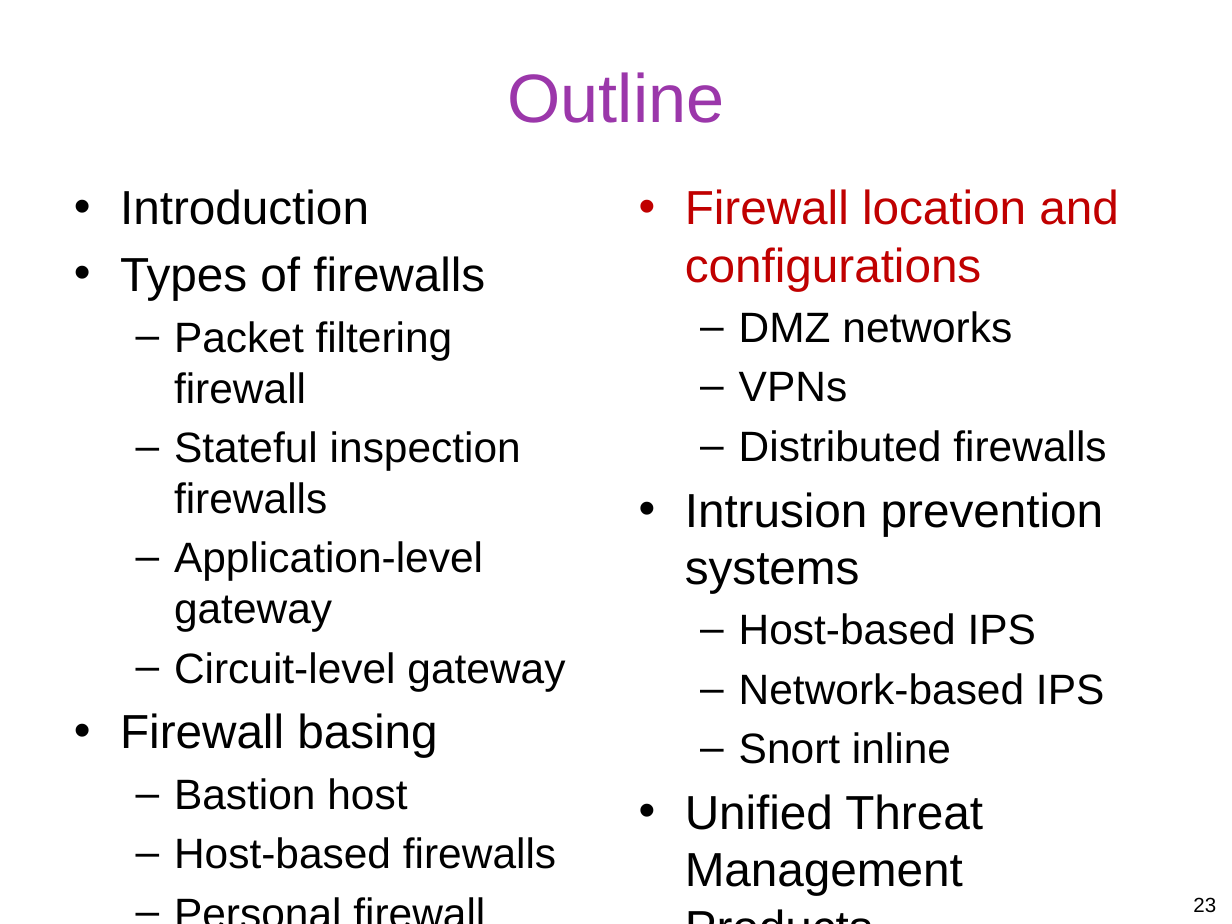
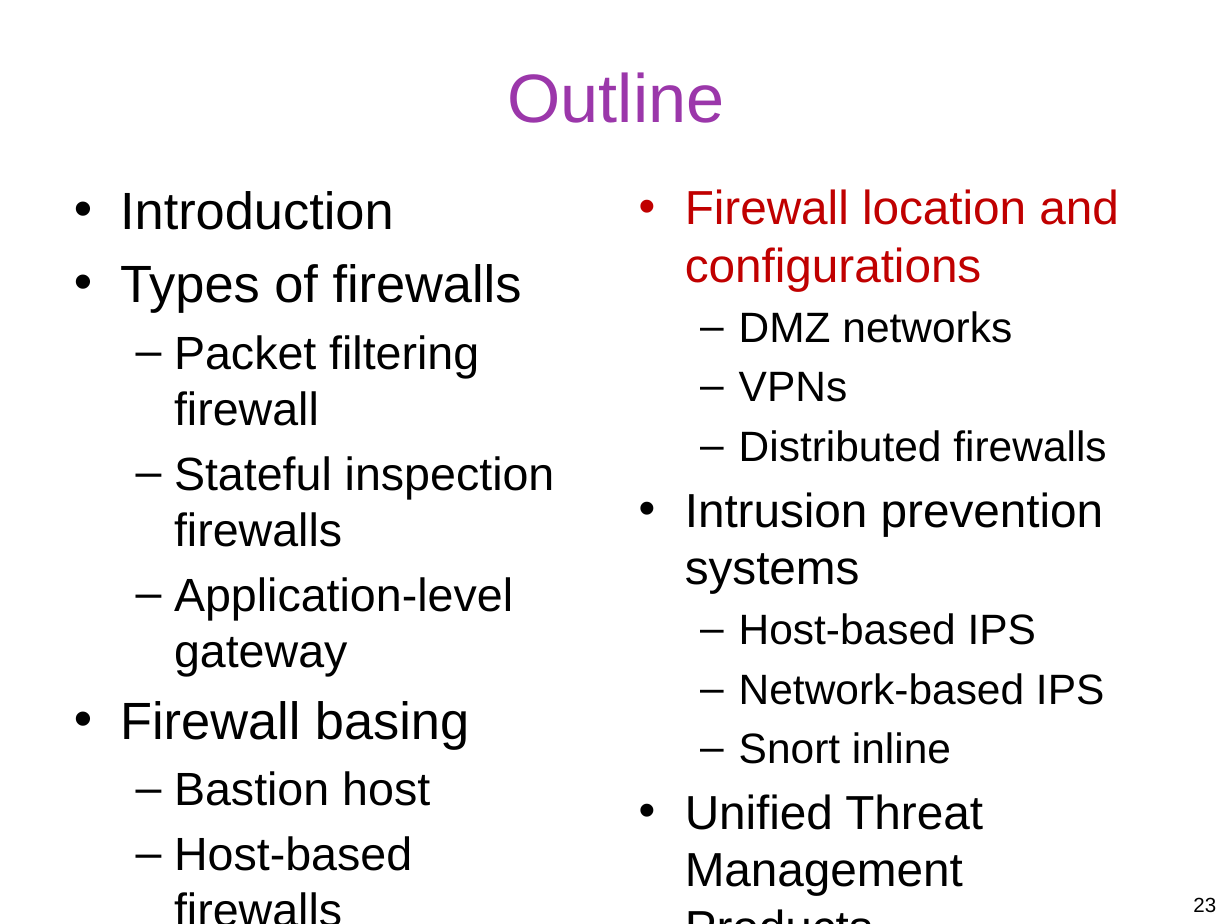
Before and after one commit to gulaoshi/gu.github.io, a slide deck: slide 23 of InfoSec/PPTs/L10-CH09-Firewalls and Intrusion Prevention.pptx. Drawn at 1232x924 pixels with LibreOffice and Linux fonts; fonts in the diff are those of the drawing. Boxes give left, top, right and bottom in pixels: in the first picture for what was removed or moved away, otherwise in the second. Text is boxed around its words. In the diff, an @@ line names an element or a change of style, - is before the commit and + after.

```diff
--- a/InfoSec/PPTs/L10-CH09-Firewalls and Intrusion Prevention.pptx
+++ b/InfoSec/PPTs/L10-CH09-Firewalls and Intrusion Prevention.pptx
@@ text "Introduction" at [120,191,555,871]: size 27.9 to 30.6 pt in "Introduction", "Types of firewalls", "Firewall basing"; size 24.8 to 27.2 pt in "Packet filtering firewall", "Stateful inspection firewalls", "Application-level gateway", "Bastion host" and 2 more places @@
@@ text at [174,652,565,691]: paragraph removed @@
-  – Circuit-level gateway
```
Also in this commit, not shown: 15 other slides changed, 4 other files.
